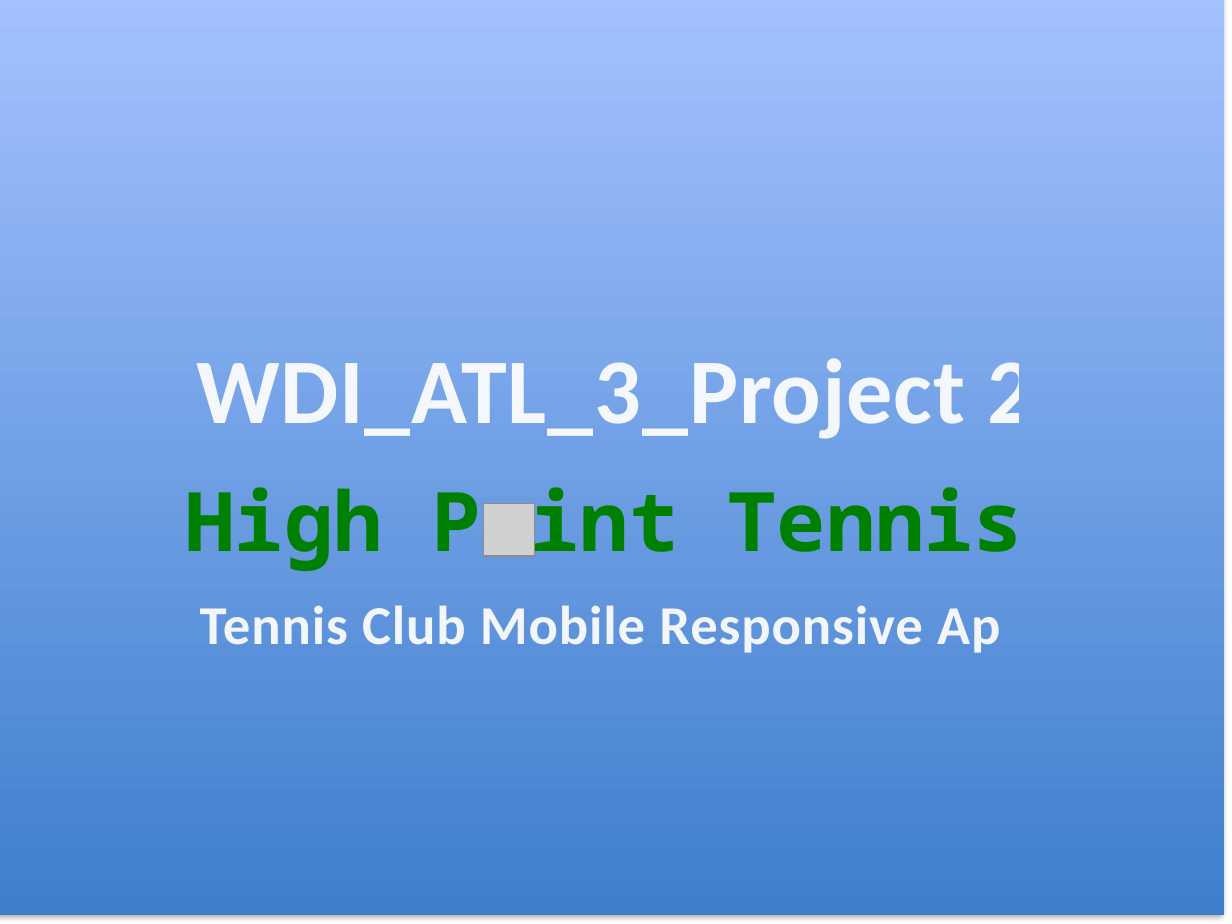
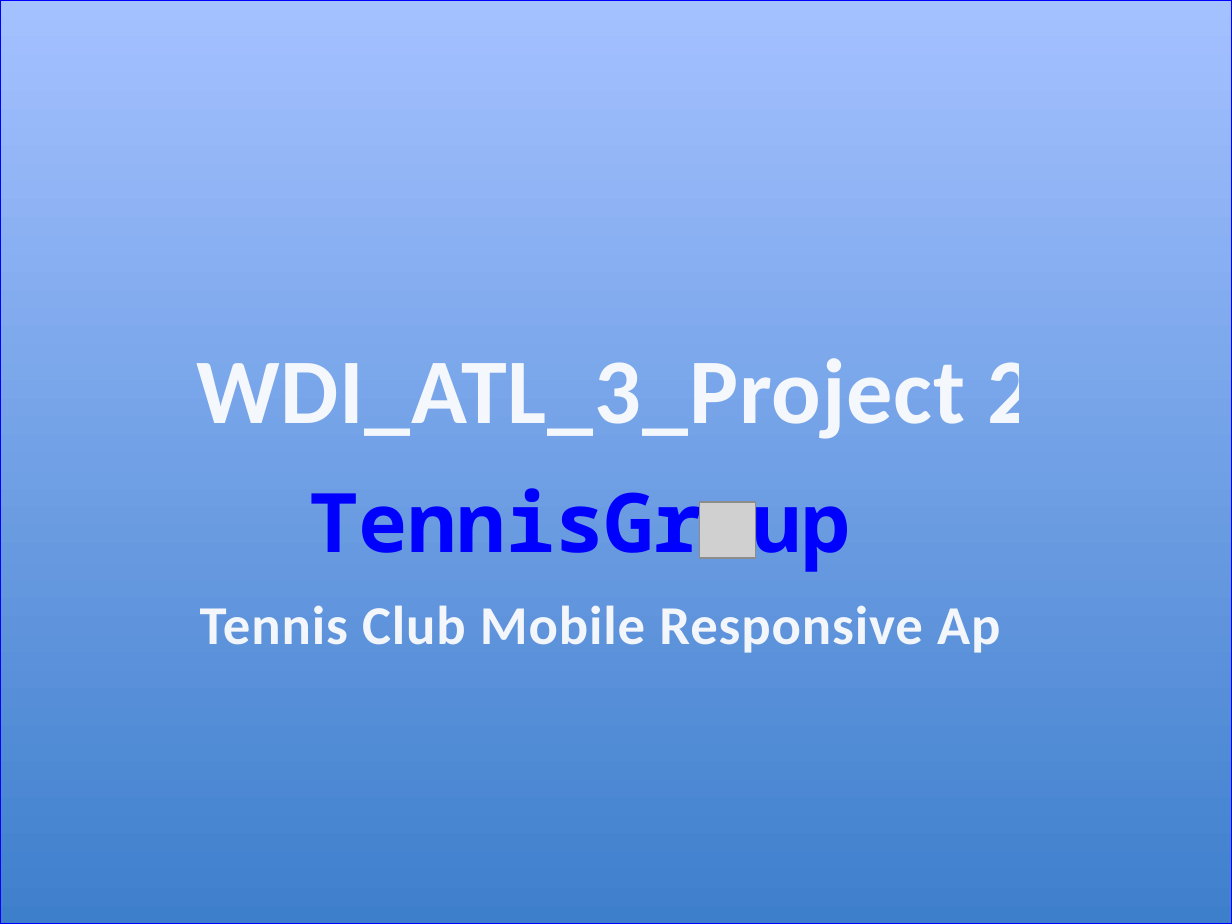
Before and after one commit to hobbske/tennis_app, a slide deck: slide 1 of powerpt_mockup.pptx. Drawn at 1232x924 pixels with LibreOffice and Linux fonts; fonts in the diff are those of the drawing; grey boxes stand for pictures. Boxes give left, top, right and bottom in pixels: in the first picture for what was removed or moved away, otherwise in the second. Text is boxed around its words. In the diff, an @@ line names an element or a change of style, - is before the commit and + after.

```diff
--- a/powerpt_mockup.pptx
+++ b/powerpt_mockup.pptx
@@ rectangle resized from (x1=0, y1=0, x2=1225, y2=915) to (x1=0, y1=0, x2=1232, y2=924) @@
@@ rectangle at (x1=0, y1=0, x2=1232, y2=924): outline none to #0000FF 0.75 pt @@
@@ text at (x1=309, y1=488, x2=851, y2=572): text changed; text colour #008000 to #0000FF @@
-High P int Tennis
+TennisGr up
@@ picture removed at (x1=483, y1=504, x2=535, y2=557) @@
@@ picture added at (x1=700, y1=501, x2=756, y2=558) @@
```
Also in this commit, not shown: 1 other file.
